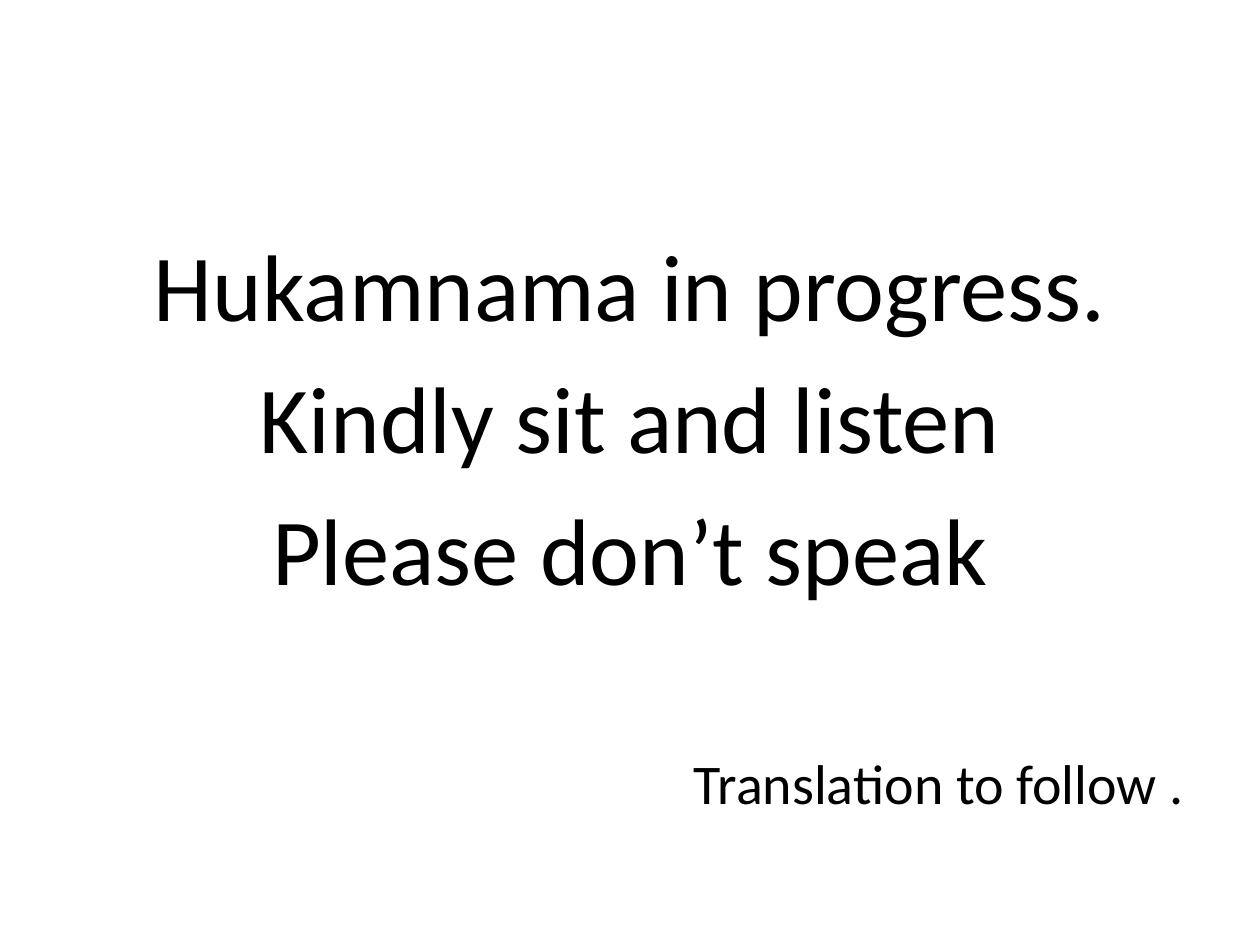
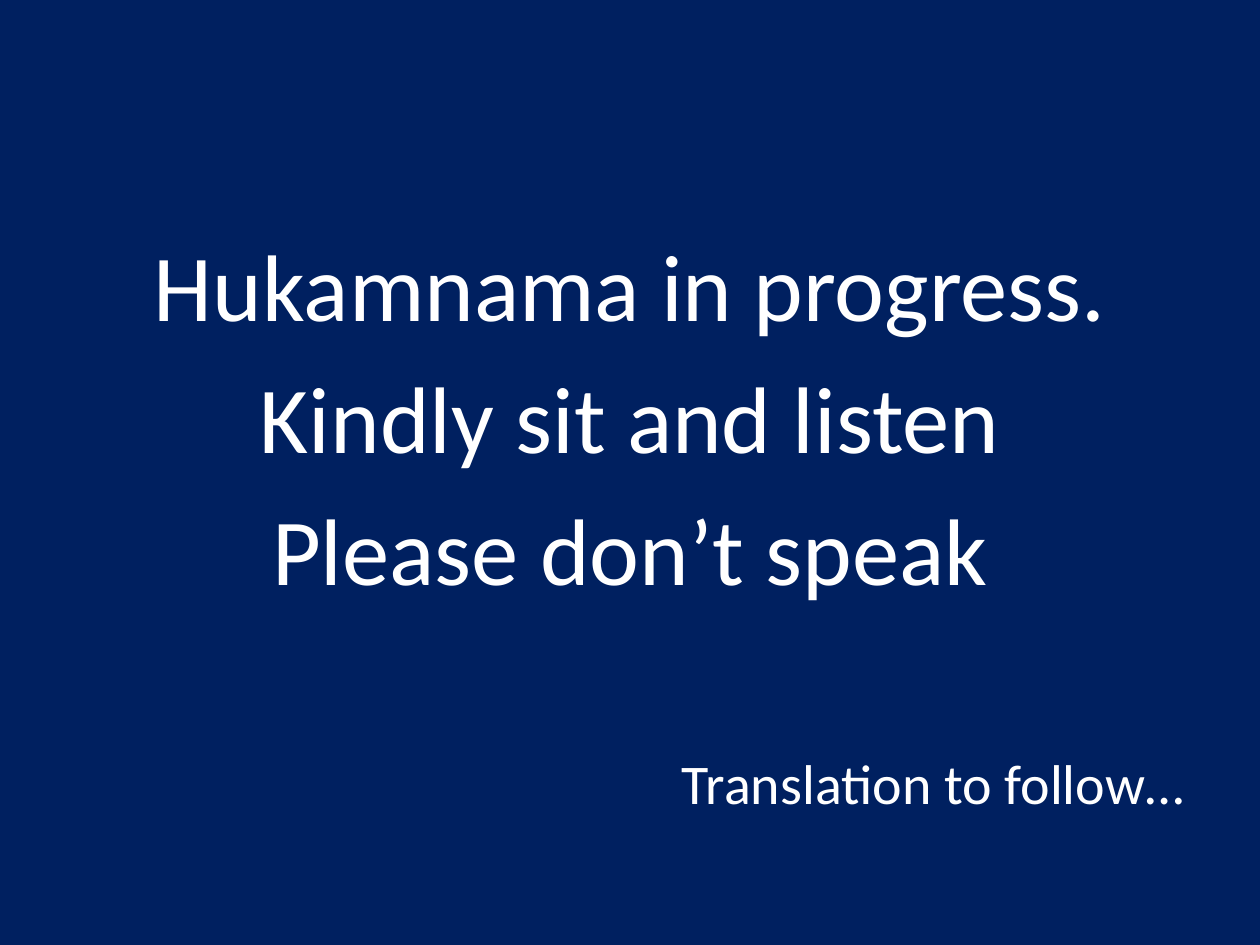
Before and after one commit to jagatsingh/sikhism, a slide deck: slide 1 of software/util/Standard_Templates.pptx. Drawn at 1260x945 pixels with LibreOffice and Linux fonts; fonts in the diff are those of the drawing. Boxes give left, top, right and bottom in pixels: in the first picture for what was removed or moved away, otherwise in the second. Text is boxed around its words. In the diff, an @@ line names an element or a change of style, - is before the commit and + after.

Commit message:
Changing all background to navy blue.

```diff
--- a/software/util/Standard_Templates.pptx
+++ b/software/util/Standard_Templates.pptx
@@ background #FFFFFF to #002060 @@
@@ text at <box>154,255,1106,601</box>: text colour #000000 to #FFFFFF in "Hukamnama in progress.", "Kindly sit and listen", "Please don’t speak" @@
@@ text at <box>682,765,1184,805</box>: text changed; text colour #000000 to #FFFFFF @@
-Translation to follow .
+Translation to follow…
```
Also in this commit, not shown: 8 other slides changed.
